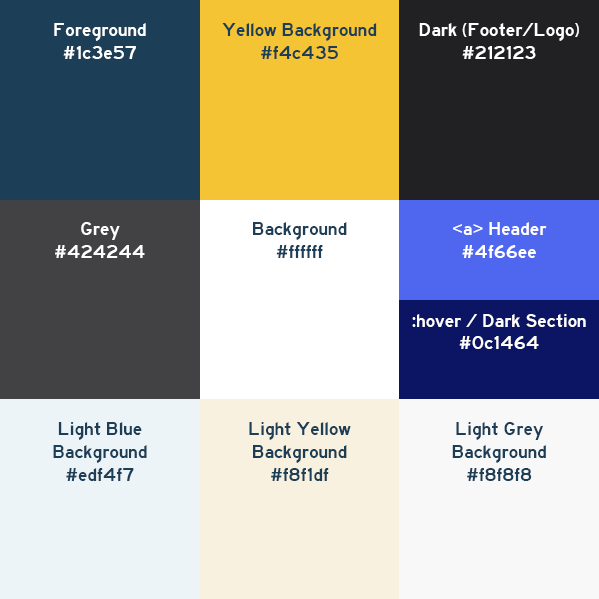
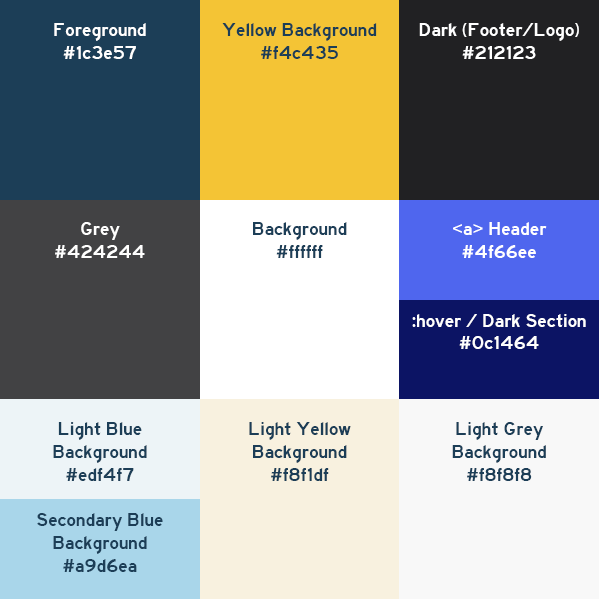
Layered file, before and after one edit (599 × 599). Changes by layer:
renamed "Light Blue Background #edf4f7" to "Light Blue Background #edf4f7 Secondary Blue Background #a9d", painted on it over box(37, 499, 163, 572)
added layer "Rectangle 1 copy 6" above "Rectangle 1 copy 4" over box(0, 499, 200, 599)
